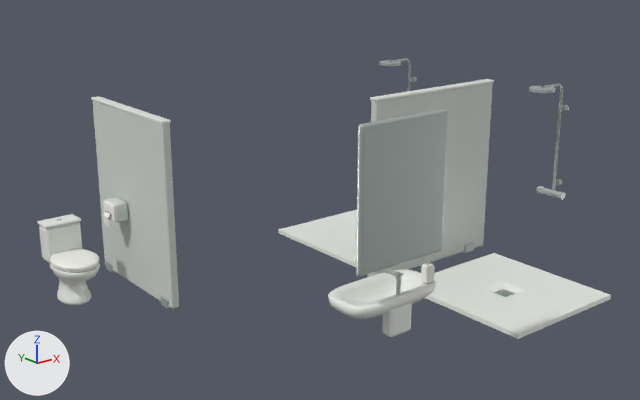
The glTF model models/blender/bathroom/bathroom.glb as it was, and as the next commit left it.
Camera for both pictures: a 50 mm lens placed at (-5.72, -7.42, 4.16), pointed at (0.33, 0.14, 1.14). Arrows for +X, +Y and +Z are at lower left; the lights stay in place. The picture after the commit comes second. Vertices at exactly the same position are counted once.

Objects in the first picture: 'Paper and ivory fittings — shared batch', 'Satin metal — shared batch', 'Warm grey partitions — shared batch', 'Warm white ceramic — shared batch' and 1 more.
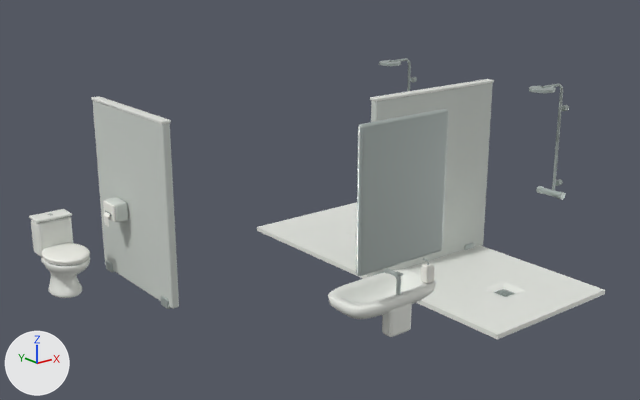
Where the newer file only moved an object's origin or applied its transform, the numbers keep the older frame.

Pixel boxes [x1, y1, x2, y2] of what changed, in the pictures (640 x 400 px; the box of a moved part takes in the faces that stretch with it):
'Warm white ceramic — shared batch', reshaped, moved
    before: [37, 79, 611, 339]
    after: [29, 79, 605, 339]
'Paper and ivory fittings — shared batch', reshaped, moved
    before: [50, 201, 435, 284]
    after: [41, 201, 435, 284]
part 1 of me_rounded_seat_ring_below_closed_lid, moved or reshaped
    both: [103, 201, 116, 222]
part 2 of me_rounded_seat_ring_below_closed_lid, moved or reshaped
    both: [103, 212, 110, 227]
part 3 of me_rounded_seat_ring_below_closed_lid, moved or reshaped
    both: [421, 263, 435, 284]
part 4 of me_sculpted_ceramic_bowl_and_pedestal, moved or reshaped
    both: [91, 96, 171, 124]
part 5 of me_sculpted_ceramic_bowl_and_pedestal, moved or reshaped
    both: [370, 79, 494, 101]
part 6 of me_sculpted_ceramic_bowl_and_pedestal, moved or reshaped
    both: [328, 269, 436, 319]
part 7 of me_sculpted_ceramic_bowl_and_pedestal, moved or reshaped
    both: [382, 303, 412, 337]
part 8 of me_sculpted_ceramic_bowl_and_pedestal, moved or reshaped
    before: [278, 210, 611, 339]
    after: [257, 202, 605, 339]

What the commit changed:
me_rounded_seat_ring_below_closed_lid is used by ob_paper_and_ivory_fittings___shared_batch; location (-2.0, 1.75, 0.0).
me_rounded_seat_ring_below_closed_lid had 732 vertices, 1444 faces and spanned x -0.26..2.08, y -3.7..0.26, z 0.47..1.05.
me_rounded_seat_ring_below_closed_lid now has 732 vertices, 1444 faces and spans x -0.26..2.08, y -3.95..0.26, z 0.47..1.05.
me_rounded_seat_ring_below_closed_lid part 1: the loose piece of 96 vertices spanning x 0.51..0.53, y -0.08..0.18, z 0.85..1.05 is moved by (0.0, -0.25, 0.0).
me_rounded_seat_ring_below_closed_lid part 2: the loose piece of 12 vertices spanning x 0.47..0.5, y -0.01..0.12, z 0.78..0.93 is moved by (0.0, -0.25, 0.0).
me_rounded_seat_ring_below_closed_lid part 3: the loose piece of 96 vertices spanning x 1.97..2.08, y -3.7..-3.6, z 0.87..1.05 is moved by (0.0, -0.25, 0.0).
me_sculpted_ceramic_bowl_and_pedestal is used by ob_warm_white_ceramic___shared_batch; location (-2.0, 1.75, 0.0).
me_sculpted_ceramic_bowl_and_pedestal had 2000 vertices, 3944 faces and spanned x -0.25..5.01, y -3.88..0.71, z 0.0..2.26.
me_sculpted_ceramic_bowl_and_pedestal now has 2000 vertices, 3944 faces and spans x -0.25..5.01, y -4.02..0.45, z 0.0..2.26.
me_sculpted_ceramic_bowl_and_pedestal part 4: the loose piece of 96 vertices spanning x 0.69..0.81, y -1.0..0.71, z 2.14..2.17 is moved by (0.0, -0.25, 0.0).
me_sculpted_ceramic_bowl_and_pedestal part 5: the loose piece of 96 vertices spanning x 2.99..5.01, y -1.81..-1.69, z 2.22..2.26 is moved by (0.0, -0.25, 0.0).
me_sculpted_ceramic_bowl_and_pedestal part 6: the loose piece of 384 vertices spanning x 1.05..2.15, y -3.77..-3.19, z 0.72..0.87 is moved by (0.0, -0.25, 0.0).
me_sculpted_ceramic_bowl_and_pedestal part 7: the loose piece of 96 vertices spanning x 1.46..1.74, y -3.75..-3.61, z 0.48..0.78 is moved by (0.0, -0.25, 0.0).
me_sculpted_ceramic_bowl_and_pedestal part 8: 40 of 2000 vertices moved; they spanned x 3.17..4.82, y -3.88..0.38, z 0.0..0.05 and now span x 3.0..4.9, y -4.0..0.4, z 0.0..0.05; mean shift (-0.03, -0.19, 0.0); largest move (3.17, -1.38, 0.05) -> (3.0, -1.95, 0.05).
Object 'Paper and ivory fittings — shared batch' (ob_paper_and_ivory_fittings___shared_batch) moves from (-2.0, 1.75, 0.0) to (-2.0, 2.001, 0.0).
Object 'Warm white ceramic — shared batch' (ob_warm_white_ceramic___shared_batch) moves from (-2.0, 1.75, 0.0) to (-2.0, 2.001, 0.0).
